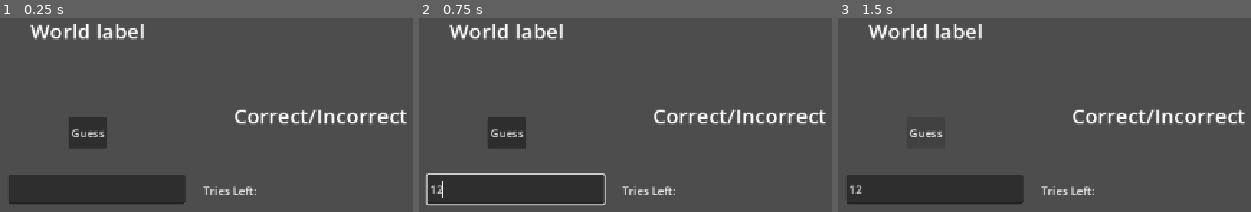
Above: before the commit, frames 1-3 (left to right).
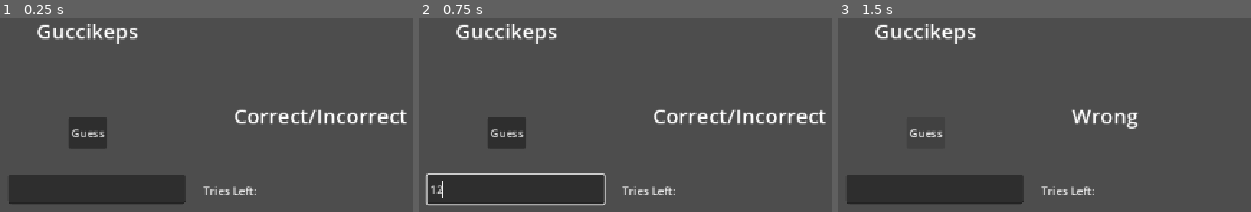
Above: after the commit, the same moments.

Repository: Tassnaz/GissaOrdet
Game: Godot game, scene res://Scenes/main.tscn
Same seed, same stepped clock (60 frames per second), same inputs: the game is played once before the commit and once after it.
Inputs (mouse positions are in pixels of both pictures, inside the frame that each line leads up to):
- Up to frame 1 (0.25 s): no input
- Up to frame 2 (0.75 s): click (513, 188) at 0.52 s; type "12" at 0.6 s
- Up to frame 3 (1.5 s): click "Guess" at 1.25 s

The runs differ from the first frame. In frame 1, 1.2% of the frame differs, in the area x 7-35%, y 3-14%; in frame 2, 1.2%; in frame 3, 3.0%, in the area x 2-99%, y 3-91%.

Commit message:
Väljer random ord från lista och man kan gissa

Diff:
--- a/Scenes/main.gd
+++ b/Scenes/main.gd
@@ -1,7 +1,31 @@
 extends Node2D
 
-@onready var world_label = $WordLabel
-@onready var guess_input = $GuessInput
-@onready var guess_button = $GuessButton
-@onready var feedback_label = $FeedbackLabel
-@onready var tries_left_label = $TriesLeftlabel
+var word_list: Array = ["Guccikeps", "Ejnar", "Allardismen"]
+
+var current_word: String = ""
+var tries_left: int = 5
+
+@onready var world_label: Label = $WordLabel
+@onready var guess_input: LineEdit = $GuessInput
+@onready var guess_button: Button = $GuessButton
+@onready var feedback_label: Label = $FeedbackLabel
+@onready var tries_left_label: Label = $TriesLeftlabel
+
+func _ready() -> void:
+	new_word()
+	world_label.text = current_word
+
+func new_word():
+	current_word = word_list.pick_random()
+
+
+func _on_guess_button_pressed() -> void:
+	if guess_input.text == current_word:
+		feedback_label.text = "Correct"
+		new_word()
+		guess_input.clear()
+		world_label.text = current_word
+
+	else:
+		feedback_label.text = "Wrong"
+		guess_input.clear()
--- a/Scenes/main.tscn
+++ b/Scenes/main.tscn
@@ -11,7 +11,7 @@
 offset_right = 872.0
 offset_bottom = 184.0
 theme_override_font_sizes/font_size = 30
-text = "World label"
+text = "Word label"
 horizontal_alignment = 1
 vertical_alignment = 1
 
@@ -44,3 +44,5 @@
 offset_bottom = 355.0
 text = "Tries Left:
 "
+
+[connection signal="pressed" from="GuessButton" to="." method="_on_guess_button_pressed"]
